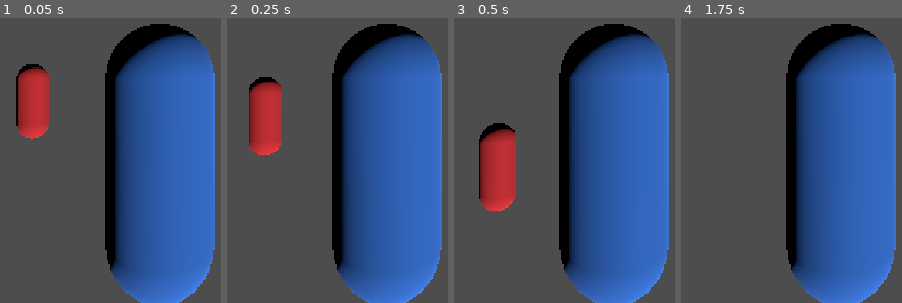
Above: before the commit, frames 1-4 (left to right).
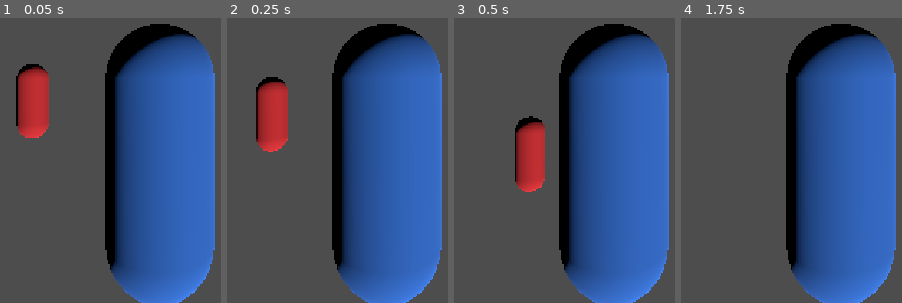
Above: after the commit, the same moments.

Repository: 1sabellavr/Parciar2VideoJuegos
Game: Godot game, scene res://Nivel.tscn
Two runs of this game, one before a commit and one after it. Both use one fixed random seed, a clock stepped at 60 frames per second and the inputs below.
Inputs (mouse positions are in pixels of both pictures, inside the frame that each line leads up to):
- Up to frame 1 (0.05 s): no input
- Up to frame 2 (0.25 s): no input
- Up to frame 3 (0.5 s): no input
- Up to frame 4 (1.75 s): move the mouse to (884, 75) at 0.52 s; hold E (accion) 0.53-1.28 s; hold W (move_up) from 0.53 s (still down); tap Enter at 1.25 s; move the mouse to (800, 80) at 1.27 s; tap E (accion) at 1.35 s

The runs differ from the first frame. In frame 1, less than 0.1% of the frame differs, in the area x 9-23%, y 19-43%; in frame 2, 2.3%; in frame 3, 7.9%, in the area x 11-42%, y 34-68%; in frame 4, nothing differs.

Commit message:
configure el radio, tamaño de partículas de impacto y máscara de colisión

Diff:
--- a/Turno 2/Proyecto_Parcial_Corte2_B/Enemigo.tscn
+++ b/Turno 2/Proyecto_Parcial_Corte2_B/Enemigo.tscn
@@ -23,9 +23,9 @@
 gravity = Vector3(0, -6, 0)
 scale_min = 0.6
 
-[sub_resource type="SphereMesh" id="SphereMesh_impacto"]
-radius = 0.06
-height = 0.12
+[sub_resource type="SphereMesh" id="SphereMesh_pfvk3"]
+radius = 0.05
+height = 0.1
 
 [node name="Enemigo" type="CharacterBody3D" unique_id=1647593593]
 script = ExtResource("1_ene")
@@ -42,6 +42,8 @@
 [node name="Vision" type="RayCast3D" parent="." unique_id=467829557]
 transform = Transform3D(1, 0, 0, 0, 1, 0, 0, 0, 1, 0, 0.9, 0)
 target_position = Vector3(0, 0, -8)
+collision_mask = 2
+collide_with_areas = true
 
 [node name="ParticulasImpacto" type="GPUParticles3D" parent="." unique_id=1450742305]
 transform = Transform3D(1, 0, 0, 0, 1, 0, 0, 0, 1, 0, 0.9, 0)
@@ -51,4 +53,4 @@
 one_shot = true
 explosiveness = 0.9
 process_material = SubResource("ParticleProcessMaterial_impacto")
-draw_pass_1 = SubResource("SphereMesh_impacto")
+draw_pass_1 = SubResource("SphereMesh_pfvk3")
